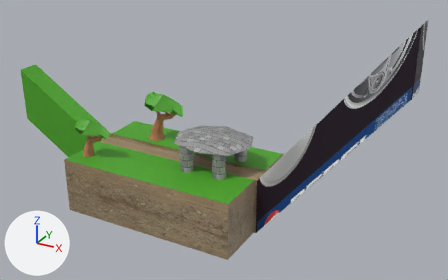
The FBX model build/data/models/brandnewscene.fbx as it was, and as the next commit left it.
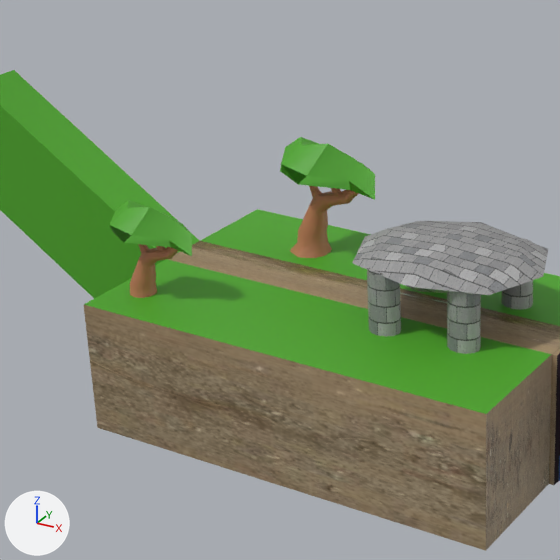
Each version is shown whole from a 50 mm camera at (143.8, -215.1, 146.7) aimed at (24.2, 2.3, 38.0), then close up on the part from 7% to 58% of the width and 13% to 94% of the height. Every picture has the same lights, and +X, +Y and +Z are marked at lower left. Where no turn or scale is listed for an object, it has been applied to the vertices. Vertices at the same position are counted once.

The scene before the commit, as lines of its bpy script (objects in view):
```python
ob_mesh = bpy.data.objects.new('Mesh', me_mesh_004)
ob_mesh.location = (0.0, 0.0, 0.0)
ob_mesh__2 = bpy.data.objects.new('Mesh (2)', me_mesh_001)
ob_mesh__2.location = (-19.9, 19.9, 21.9)
ob_mesh__3 = bpy.data.objects.new('Mesh (3)', me_mesh)
ob_mesh__3.location = (-14.3, 9.5, 25.2)
ob_mesh__6 = bpy.data.objects.new('Mesh (6)', me_mesh_006)
ob_mesh__6.location = (0.0, -20.0, 0.0)
ob_mesh__8 = bpy.data.objects.new('Mesh (8)', me_mesh_008)
ob_mesh__8.location = (-15.5, -21.0, 0.0)
# also in view: 'Mesh (2) (2)' at (-31.1, -19.7, 40.4); 'Mesh (5)' at (28.0, 11.0, 31.8); 'Mesh (9)' at (20.0, 0.7, 37.8); 'Mesh (4)' at (-31.8, -18.5, 32.0)
```
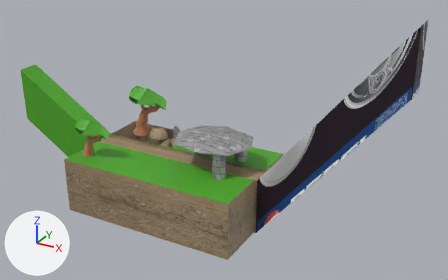
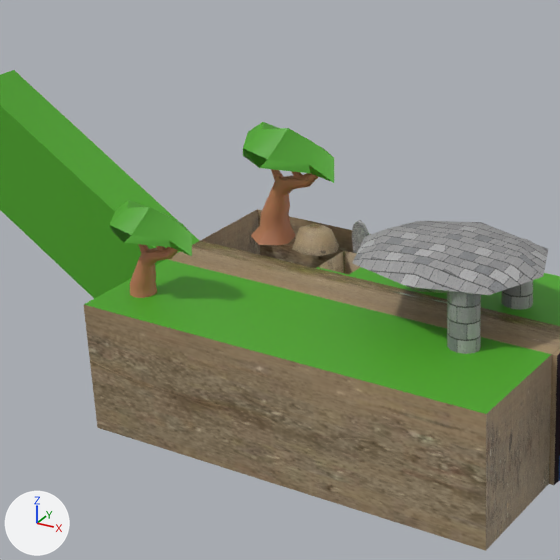
Edits to the bpy script that builds the scene:
```text
Change me_mesh_001:
    where me_mesh_001.from_pydata(...)  # 26 vertices, 48 faces; spans x -4.1..16.4, y -13.8..-2.5, z 18.0..28.0
    used by ob_mesh__2; location = (-19.9, 19.9, 21.9)
    me_mesh_001 part 1: the whole mesh is moved by (-11.8, 3.8, 0.0)
Change me_mesh_004:
    used by ob_mesh; location = (0.0, 0.0, 0.0)
    remove me_mesh_004.from_pydata(...)  # 28 vertices, 27 faces; spans x -87.0..103.0, y -28.0..26.0, z 0.0..99.0
    add me_mesh_004.from_pydata(...)  # 44 vertices, 35 faces, 3 loose edges; spans x -87.0..103.0, y -28.0..26.0, z 0.0..99.0
    me_mesh_004 part 3
    4 faces are deleted
    11 vertices are added at x -39.0..43.0, y 6.0..26.0, z 17.0..26.0
    5 new vertices lie (7.0, 0.0, 0.0) away from vertices in x -13.0, y 6.0..16.0, z 17.0..26.0
    3 loose edges are added
    2 new faces join them, mat_pedastal (picture img_dirt_road_jpg)
    5 new faces join them, mat_apple (picture img_dirt_road_jpg)
    5 new faces join them, mat_grass (picture img_grass_jpg)
Change me_mesh:
    where me_mesh.from_pydata(...)  # 169 vertices, 334 faces; spans x -8.9..8.5, y -1.2..8.3, z -0.3..19.5
    used by ob_mesh__3; location = (-14.3, 9.5, 25.2)
    me_mesh part 2: the whole mesh is moved by (-11.8, 3.8, 0.0)
Add me_mesh_010:
    me_mesh_010.from_pydata(...)  # 17 vertices, 16 faces; spans x -24.94..-14.67, y 11.33..19.88, z 25.53..30.67
    me_mesh_010.materials.append(mat_apple)  # picture img_dirt_road_jpg
Add me_mesh_009_1:
    me_mesh_009_1.from_pydata(...)  # 63 vertices, 50 faces; spans x -30.5..-26.01, y 8.5..9.65, z 74.84..81.9
    me_mesh_009_1.materials.append(mat_stones)  # picture img_greybrick_png
Remove ob_mesh__8:
    ob_mesh__8 = bpy.data.objects.new('Mesh (8)', me_mesh_008)
    ob_mesh__8.location = (-15.5, -21.0, 0.0)
Add ob_mesh__11:
    ob_mesh__11 = bpy.data.objects.new('Mesh (11)', me_mesh_010)
    ob_mesh__11.location = (0.0, 0.0, 0.0)
Add ob_mesh__10:
    ob_mesh__10 = bpy.data.objects.new('Mesh (10)', me_mesh_009_1)
    ob_mesh__10.location = (18.8, 8.1, -49.3)
```

Where the change shows, as pixel boxes (x1, y1, x2, y2) in the close-ups (560 x 560 px):
'Mesh (2)', mesh moved: before (280, 137, 375, 200); after (243, 122, 334, 183)
'Mesh (3)', mesh moved: before (290, 186, 359, 258); after (251, 169, 318, 245)
'Mesh (8)', deleted: before (367, 267, 401, 337)
'Mesh (11)', added (brown): after (292, 223, 339, 256)
'Mesh (10)', added: after (352, 220, 370, 253)
part 3 of me_mesh_004, built on: (168, 209, 560, 354) in both
